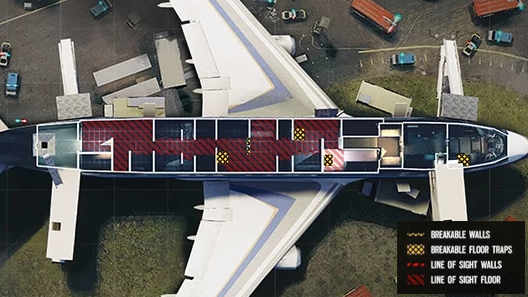
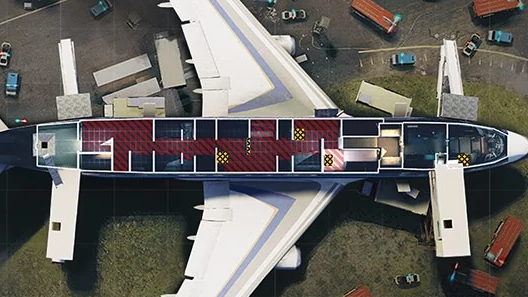
The second 528 x 297 image is a revision of the first. Changes to its layers:
hid "Legend" over (x1=397, y1=221, x2=525, y2=294)
